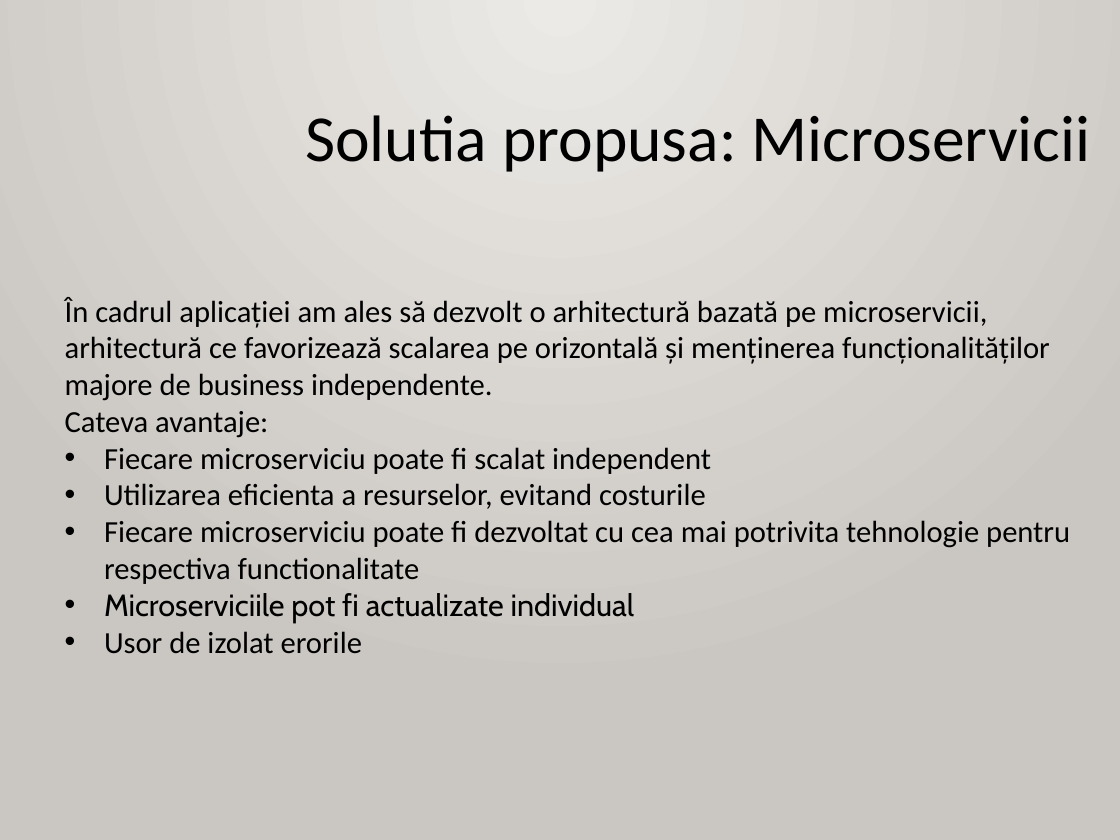
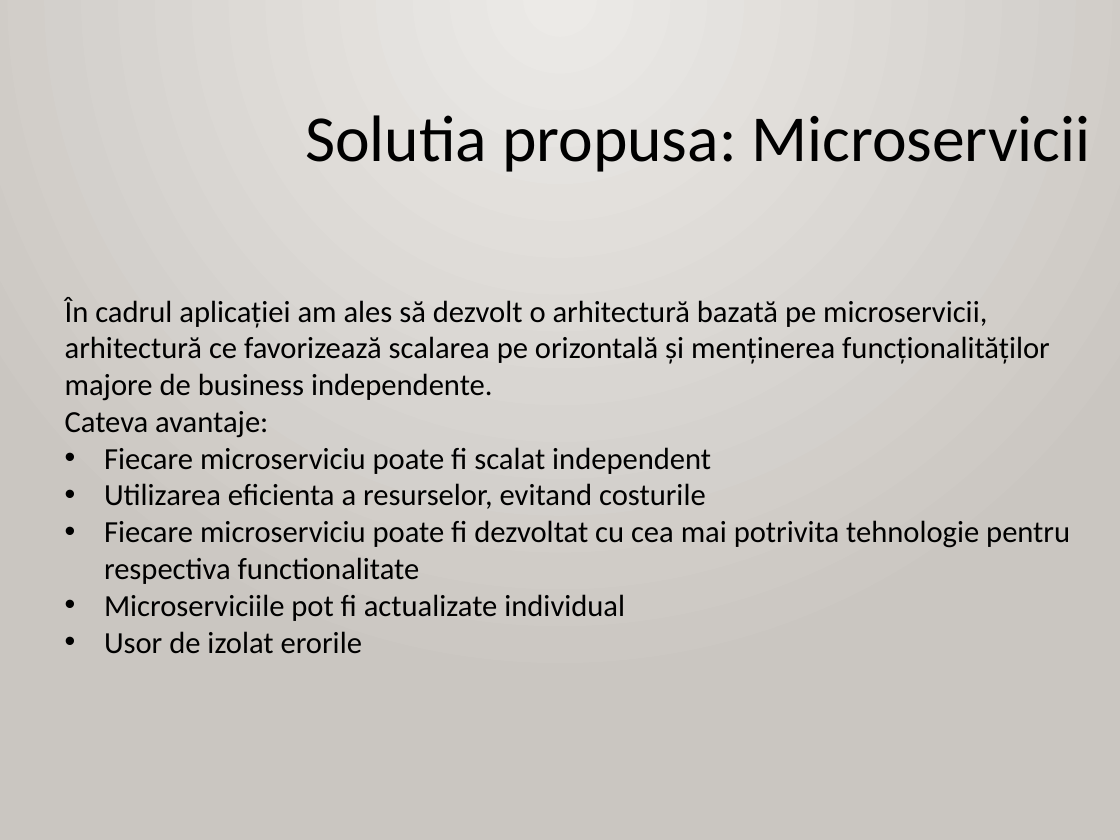
Before and after one commit to AlexandruOlteanu/SwapIt, a slide deck: slide 8 of files/documentation/presentation/Final_Presentation_Alexandru_Olteanu.pptx. Drawn at 1120x840 pixels with LibreOffice and Linux fonts; fonts in the diff are those of the drawing. Boxes give left, top, right and bottom in pixels: in the first picture for what was removed or moved away, otherwise in the second. Text is boxed around its words. In the diff, an @@ line names an element or a change of style, - is before the commit and + after.

```diff
--- a/files/documentation/presentation/Final_Presentation_Alexandru_Olteanu.pptx
+++ b/files/documentation/presentation/Final_Presentation_Alexandru_Olteanu.pptx
@@ text at box(104, 594, 625, 621): font Cabin to Calibri in "Microserviciile pot fi actualizate individual" @@
```
Also in this commit, not shown: 2 other slides changed, 7 slides added, 1 other file.
